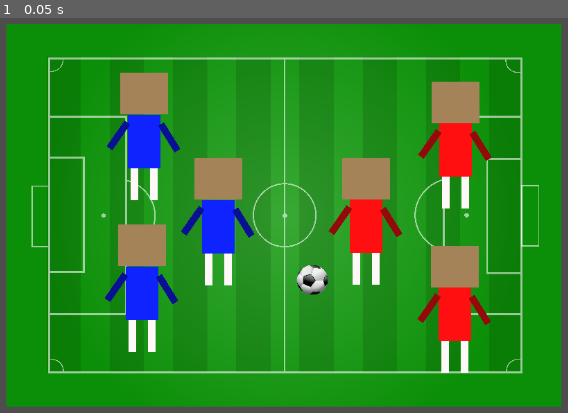
Above: before the commit, frame 1.
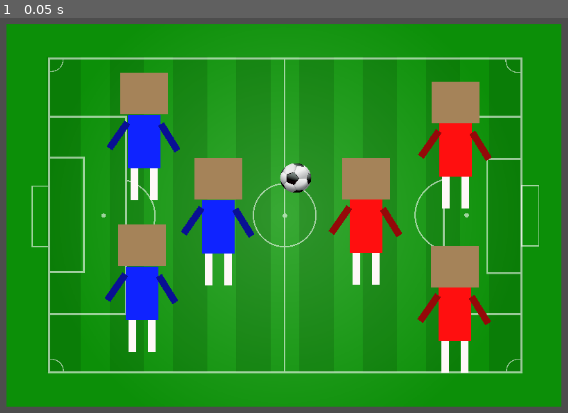
Above: after the commit, the same moment.

Repository: TianyiFan2003/TianyiFan-VGD
Game: Godot game, scene res://Soccerfield.tscn
The game is run twice, just before and just after one commit, with the same random seed, the same clock (stepped at 60 frames per second) and the same inputs.
Inputs:
- Up to frame 1 (0.05 s): no input

The runs differ from the first frame. In frame 1, 0.7% of the frame differs, in the area x 49-58%, y 36-71%.

Commit message:
Ball position

Diff:
--- a/tianyifan-lab1/Soccerfield.tscn
+++ b/tianyifan-lab1/Soccerfield.tscn
@@ -11,7 +11,7 @@
 texture = ExtResource("1_61vli")
 
 [node name="SoccerBallPngClipart-855" type="Sprite2D" parent="."]
-position = Vector2(410, 930)
+position = Vector2(170, -540)
 scale = Vector2(0.921035, 0.87)
 texture = ExtResource("2_or344")
 
Not shown, added: .DS_Store
